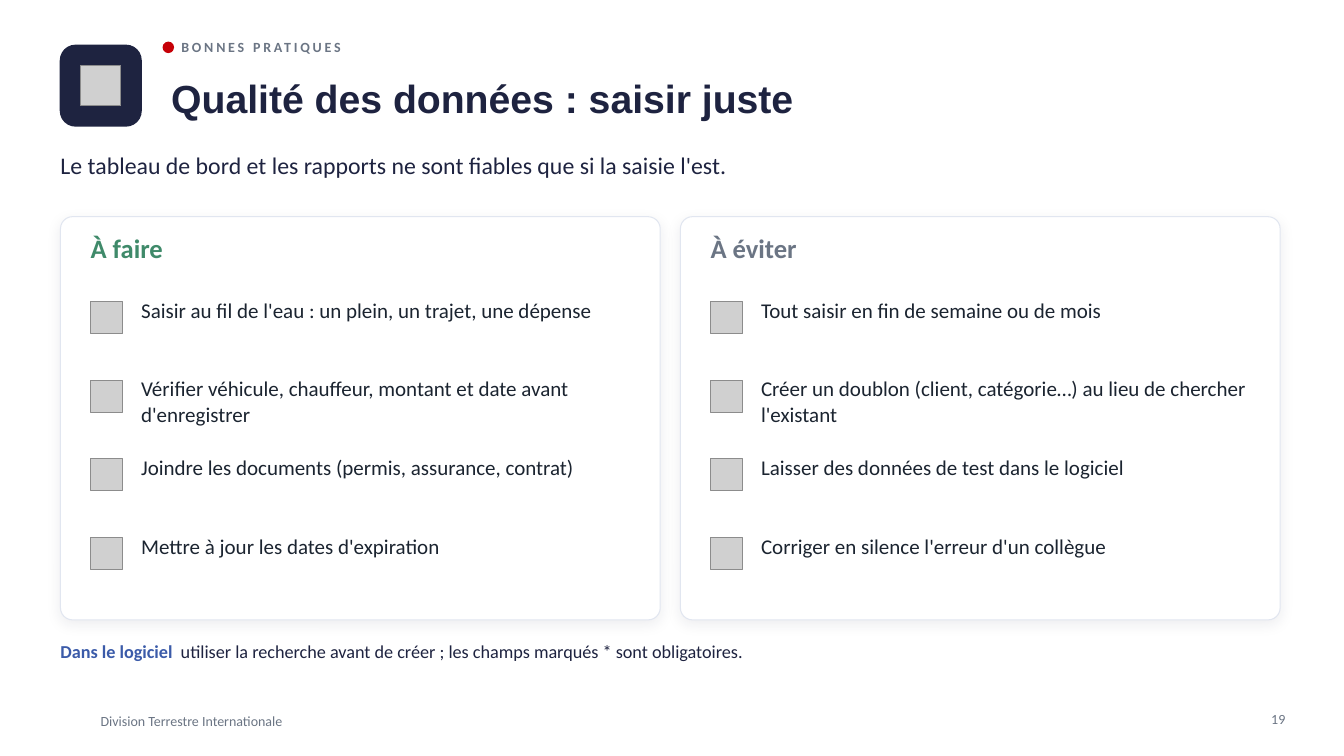
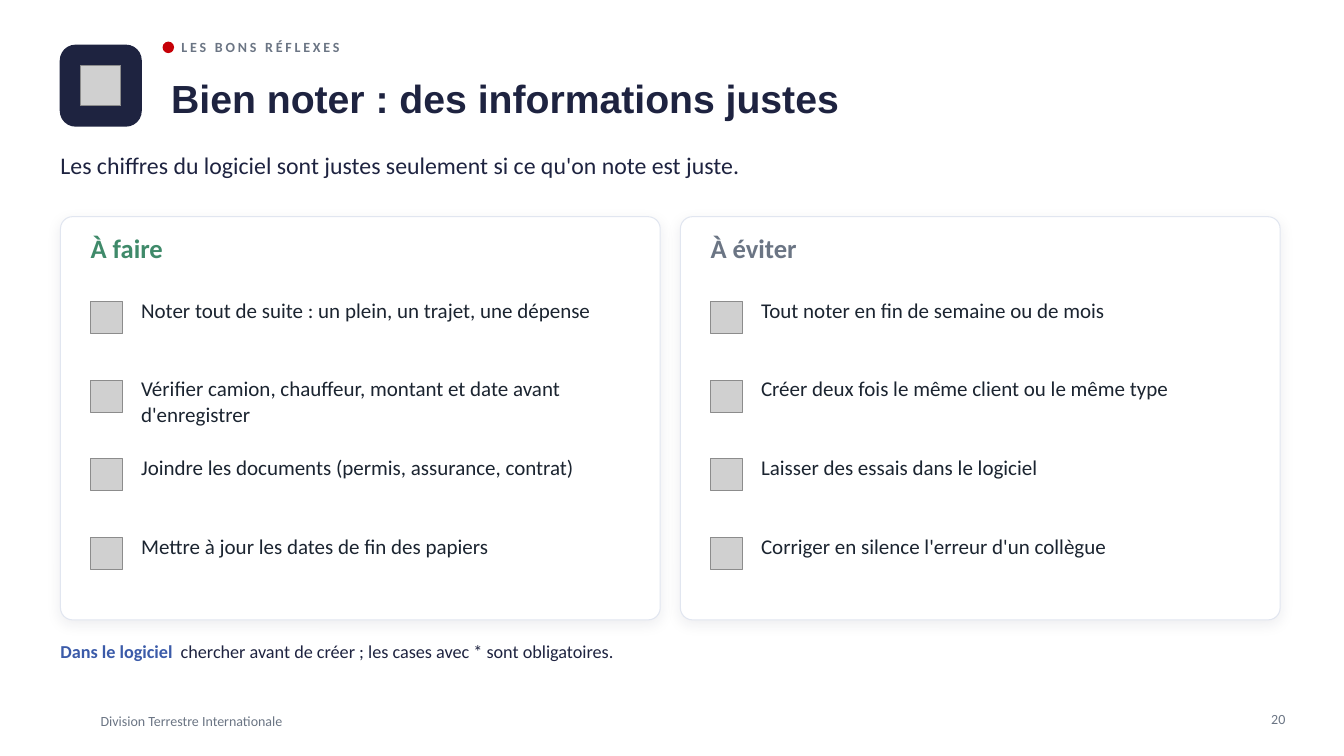
Before and after one commit to meledjearmel/portfolio-assets, a slide deck: slide 20 of formations/dti/presentation-division-terrestre-internationale.pptx (slide 19 before the commit). Drawn at 1344x756 pixels with LibreOffice and Linux fonts; fonts in the diff are those of the drawing; grey boxes stand for pictures; background and template pictures are left out. Boxes give left, top, right and bottom in pixels: in the first picture for what was removed or moved away, otherwise in the second. Text is boxed around its words. In the diff, an @@ line names an element or a change of style, - is before the commit and + after.

```diff
--- a/formations/dti/presentation-division-terrestre-internationale.pptx
+++ b/formations/dti/presentation-division-terrestre-internationale.pptx
@@ text at [181, 41, 339, 52]: text changed @@
-BONNES PRATIQUES
+LES BONS RÉFLEXES
@@ title at [171, 84, 839, 121]: text changed @@
-Qualité des données : saisir juste
+Bien noter : des informations justes
@@ text at [60, 157, 739, 178]: text changed @@
-Le tableau de bord et les rapports ne sont fiables que si la saisie l'est.
+Les chiffres du logiciel sont justes seulement si ce qu'on note est juste.
@@ text at [141, 303, 590, 322]: text changed @@
-Saisir au fil de l'eau : un plein, un trajet, une dépense
+Noter tout de suite : un plein, un trajet, une dépense
@@ text at [761, 303, 1104, 318]: text changed @@
-Tout saisir en fin de semaine ou de mois
+Tout noter en fin de semaine ou de mois
@@ text at [141, 381, 560, 426]: text changed @@
-Vérifier véhicule, chauffeur, montant et date avant d'enregistrer
+Vérifier camion, chauffeur, montant et date avant d'enregistrer
@@ text at [761, 381, 1168, 400]: text changed @@
-Créer un doublon (client, catégorie…) au lieu de chercher l'existant
+Créer deux fois le même client ou le même type
@@ text at [761, 460, 1037, 479]: text changed @@
-Laisser des données de test dans le logiciel
+Laisser des essais dans le logiciel
@@ text at [141, 539, 489, 558]: text changed @@
-Mettre à jour les dates d'expiration
+Mettre à jour les dates de fin des papiers
@@ text at [60, 645, 614, 661]: text changed @@
-Dans le logiciel utiliser la recherche avant de créer ; les champs marqués * sont obligatoires.
+Dans le logiciel chercher avant de créer ; les cases avec * sont obligatoires.
@@ page number at [1271, 715, 1285, 724]: text changed @@
-19
+20
```
Also in this commit, not shown: 23 other slides changed, 1 slide added, 1 other file.
